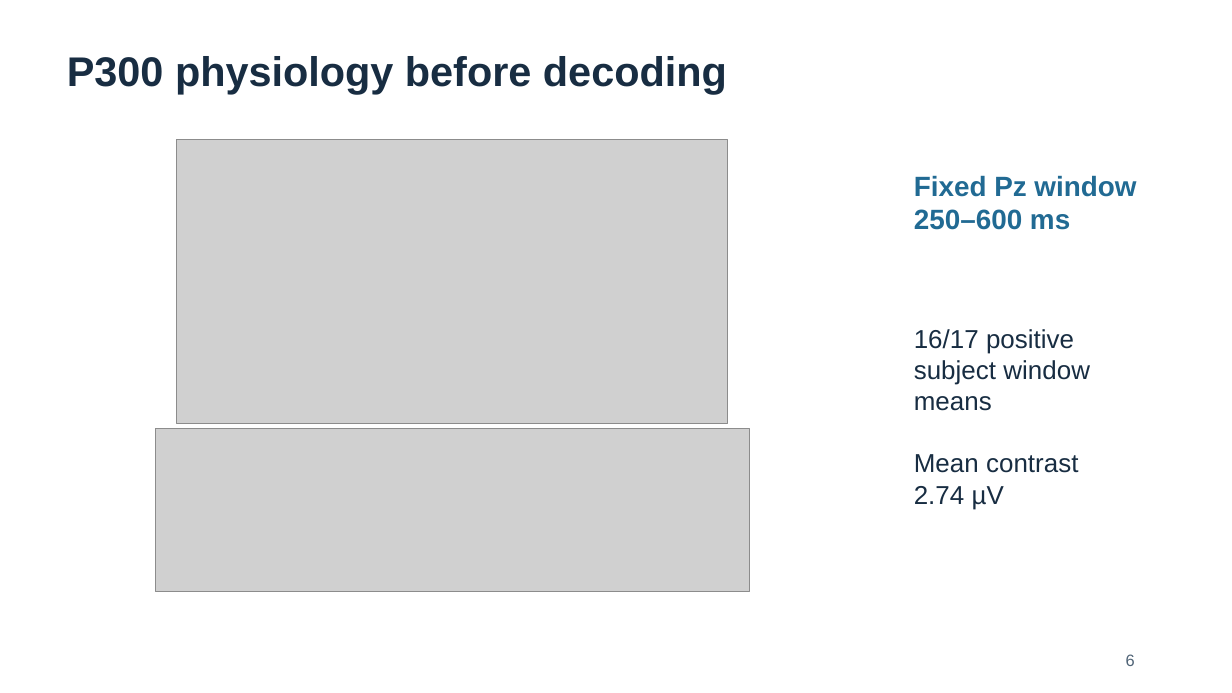
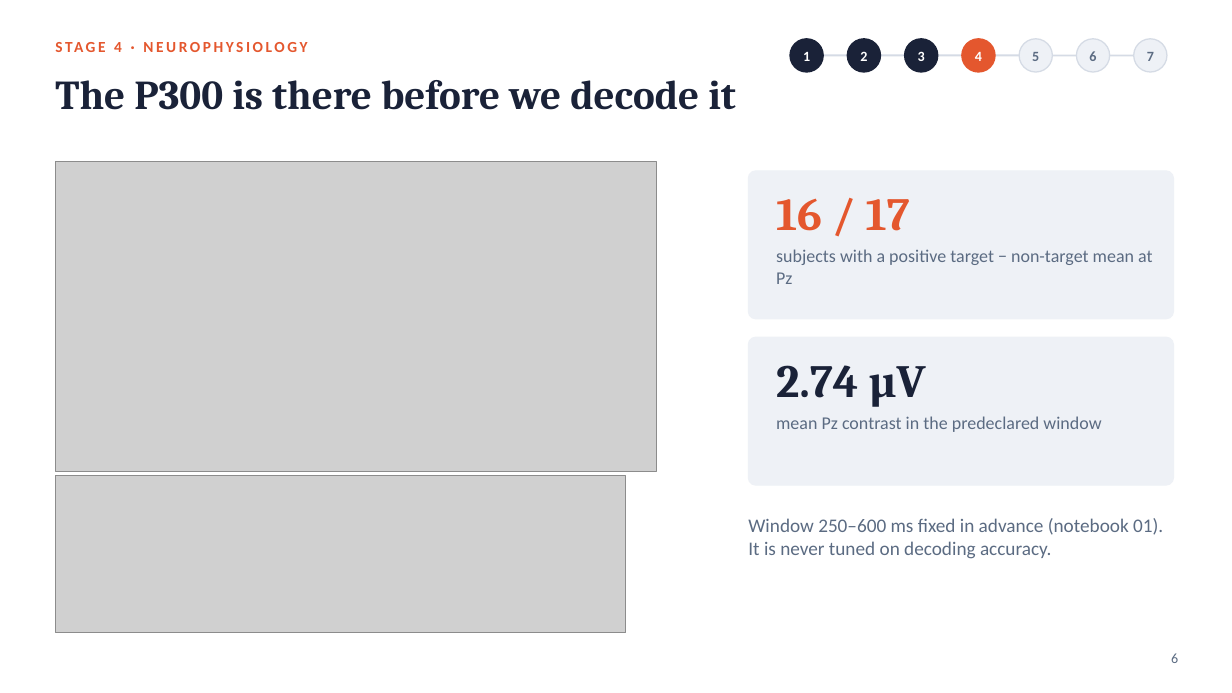
Before and after one commit to B1rzhan07/ROBT613-midterm, a slide deck: slide 6 of bci-midterm/output/presentation.pptx. Drawn at 1232x693 pixels with LibreOffice and Linux fonts; fonts in the diff are those of the drawing; grey boxes stand for pictures. Boxes give left, top, right and bottom in pixels: in the first picture for what was removed or moved away, otherwise in the second. Text is boxed around its words. In the diff, an @@ line names an element or a change of style, - is before the commit and + after.

```diff
--- a/bci-midterm/output/presentation.pptx
+++ b/bci-midterm/output/presentation.pptx
@@ text added at (114, 42, 122, 52), 12 pt, text #E4572E, bold @@
+STAGE 4 · NEUROPHYSIOLOGY
@@ ellipse added at (790, 39, 823, 72), fill #1A2238, outline #1A2238 1 pt @@
@@ text added at (803, 52, 810, 61), 11 pt, text #FFFFFF, bold @@
+1
@@ line added from (807, 55) to (1151, 55), #D5DBE5 1.5 pt @@
@@ ellipse added at (848, 39, 881, 72), fill #1A2238, outline #1A2238 1 pt @@
@@ text added at (860, 51, 867, 61), 11 pt, text #FFFFFF, bold @@
+2
@@ ellipse added at (905, 39, 938, 72), fill #1A2238, outline #1A2238 1 pt @@
@@ text added at (918, 51, 925, 61), 11 pt, text #FFFFFF, bold @@
+3
@@ ellipse added at (962, 39, 995, 72), fill #E4572E, outline #E4572E 1 pt @@
@@ text added at (975, 52, 982, 61), 11 pt, text #FFFFFF, bold @@
+4
@@ ellipse added at (1019, 39, 1053, 72), fill #EEF1F6, outline #D5DBE5 1 pt @@
@@ text added at (1032, 52, 1039, 61), 11 pt, text #5B6B82, bold @@
+5
@@ ellipse added at (1077, 39, 1110, 72), fill #EEF1F6, outline #D5DBE5 1 pt @@
@@ text added at (1089, 51, 1096, 61), 11 pt, text #5B6B82, bold @@
+6
@@ ellipse added at (1134, 39, 1167, 72), fill #EEF1F6, outline #D5DBE5 1 pt @@
@@ text added at (1147, 52, 1154, 61), 11 pt, text #5B6B82, bold @@
+7
@@ text at (55, 80, 736, 110): text changed; size 32.2 to 32 pt; font Arial to Cambria; text colour #182D42 to #1A2238 @@
-P300 physiology before decoding
+The P300 is there before we decode it
@@ picture: place and size @@
-picture at (177, 140, 728, 423)
+picture at (55, 162, 656, 471)
@@ rounded rectangle added at (749, 171, 1174, 319), fill #EEF1F6, outline #EEF1F6 1 pt @@
@@ text removed at (914, 175, 1136, 230) @@
-Fixed Pz window
-250–600 ms
@@ text added at (776, 198, 910, 231), 36 pt, text #E4572E, bold @@
+16 / 17
@@ text added at (776, 249, 1152, 284), 14 pt, text #5B6B82 @@
+subjects with a positive target − non-target mean at Pz
@@ text removed at (914, 329, 1090, 510) @@
-16/17 positive
-subject window means
-Mean contrast
-2.74 µV
@@ rounded rectangle added at (749, 337, 1174, 485), fill #EEF1F6, outline #EEF1F6 1 pt @@
@@ text added at (776, 365, 926, 407), 36 pt, text #1A2238, bold @@
+2.74 µV
@@ text added at (776, 416, 1101, 432), 14 pt, text #5B6B82 @@
+mean Pz contrast in the predeclared window
@@ picture: place and size @@
-picture at (155, 429, 750, 592)
+picture at (55, 476, 626, 633)
@@ text added at (748, 518, 1163, 559), 15 pt, text #5B6B82 @@
+Window 250–600 ms fixed in advance (notebook 01). It is never tuned on decoding accuracy.
@@ page number: place and size @@
-page number at (1126, 654, 1135, 666)
+page number at (1171, 653, 1178, 663)
@@ page number at (1171, 653, 1178, 663): size 12.8 to 11 pt, font Arial to Calibri, text colour #506477 to #5B6B82; alignment left to right @@
```
Also in this commit, not shown: 10 other slides changed, 3 slides added, 3 slides removed, 14 other files.
